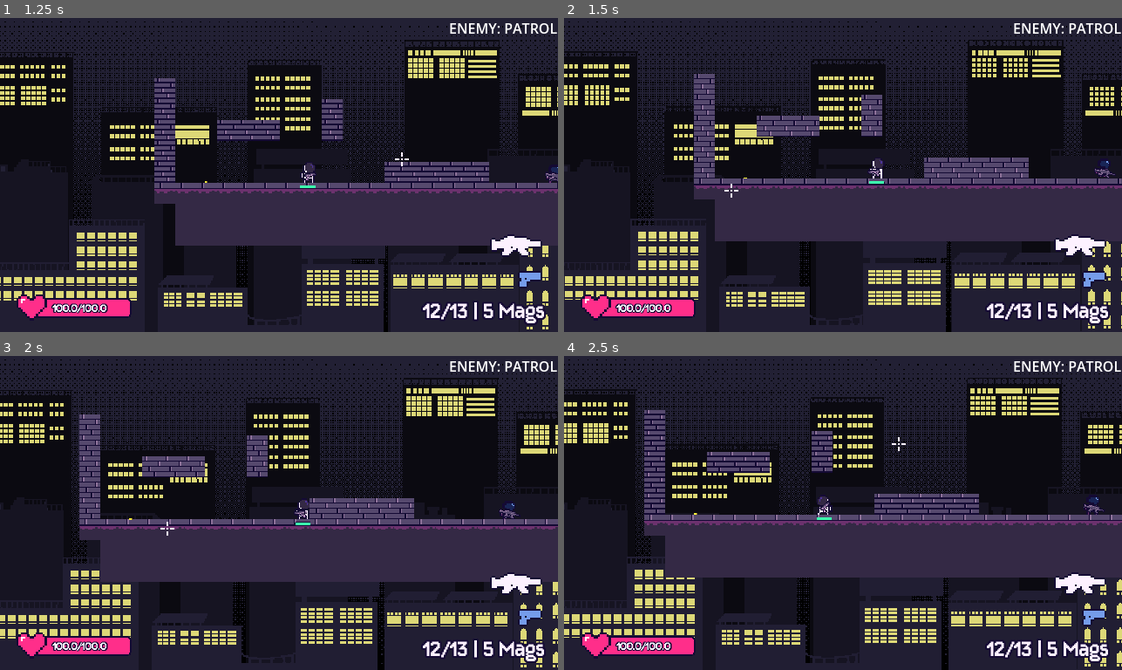
Above: before the commit, frames 1-4 (two rows, left to right).
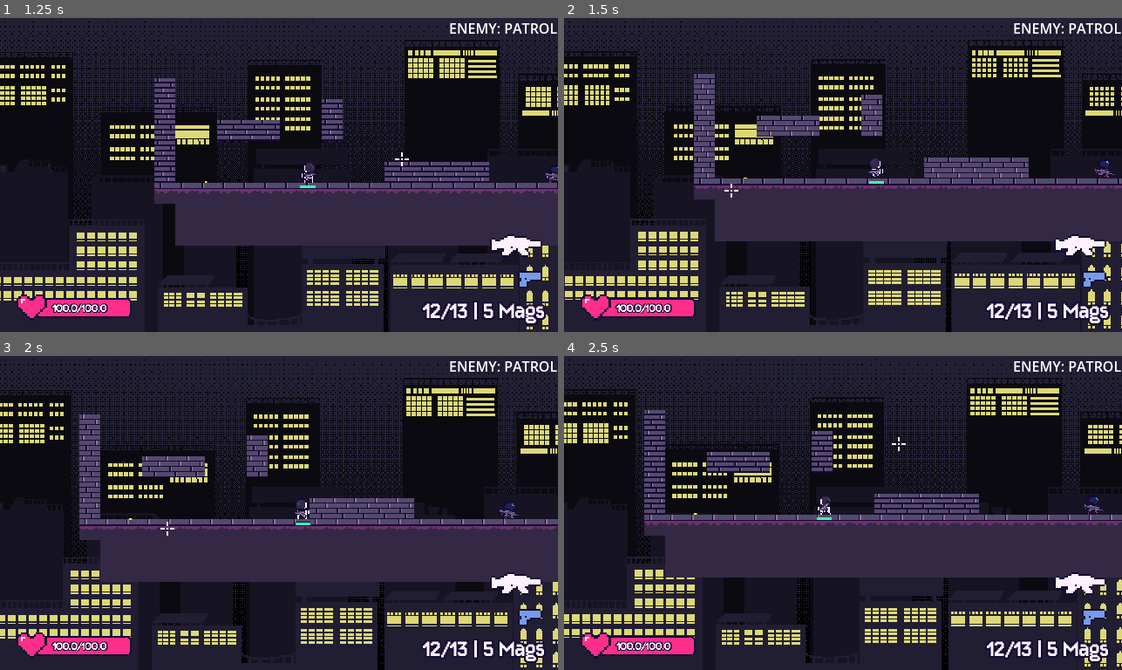
Above: after the commit, the same moments.

Repository: kyteidev/rogueshot
Game: Godot game, scene res://scenes/game_debug.tscn
Same seed, same stepped clock (60 frames per second), same inputs: the game is played once before the commit and once after it.
Inputs (mouse positions are in pixels of both pictures, inside the frame that each line leads up to):
- Up to frame 1 (1.25 s): move the mouse to (401, 159) at 0.52 s; press the mouse at (401, 159) at 0.53 s; hold D (player_right) from 0.53 s (still down); tap W (player_jump) at 0.77 s
- Up to frame 2 (1.5 s): keep holding D (player_right); move the mouse to (731, 190) at 1.27 s; release the mouse at (731, 190) at 1.28 s; tap Shift (player_sprint) at 1.35 s
- Up to frame 3 (2 s): keep holding D (player_right); tap W (player_jump) at 1.52 s
- Up to frame 4 (2.5 s): move the mouse to (898, 443) at 2.02 s; release D (player_right) at 2.03 s; hold A (player_left) from 2.03 s (still down); tap 1 (weapon_1) at 2.1 s

Frame 1 is identical in both runs. In frame 2, less than 0.1% of the frame differs, in the area x 54-58%, y 44-52%; in frame 3, less than 0.1%; in frame 4, less than 0.1%.

Commit message:
make player face towards cursor instead of movement direction

Diff:
--- a/scripts/characters/player.gd
+++ b/scripts/characters/player.gd
@@ -226,19 +226,24 @@
 	speed *= weapon.speed_multiplier
 
 	# flip direction
-	if direction > 0:
-		anim_sprite.flip_h = false
-	elif direction < 0:
-		anim_sprite.flip_h = true
+	var mouse_pos: Vector2 = get_global_mouse_position()
+	var player_direction: Vector2 = mouse_pos - global_position
+	var flipped: bool = player_direction.x < 0
+	anim_sprite.flip_h = flipped
 
 	# plays correct animation
 	if is_on_floor():
 		if direction == 0:
-			anim_sprite.play("idle")
+			anim_sprite.animation = "idle"
 		else:
-			anim_sprite.play("run")
+			anim_sprite.animation = "run"
 	else:
-		anim_sprite.play("jump")
+		anim_sprite.animation = "jump"
+
+	if flipped:
+		anim_sprite.play_backwards()
+	else:
+		anim_sprite.play()
 
 	# calculate x velocity
 	var accel: float
